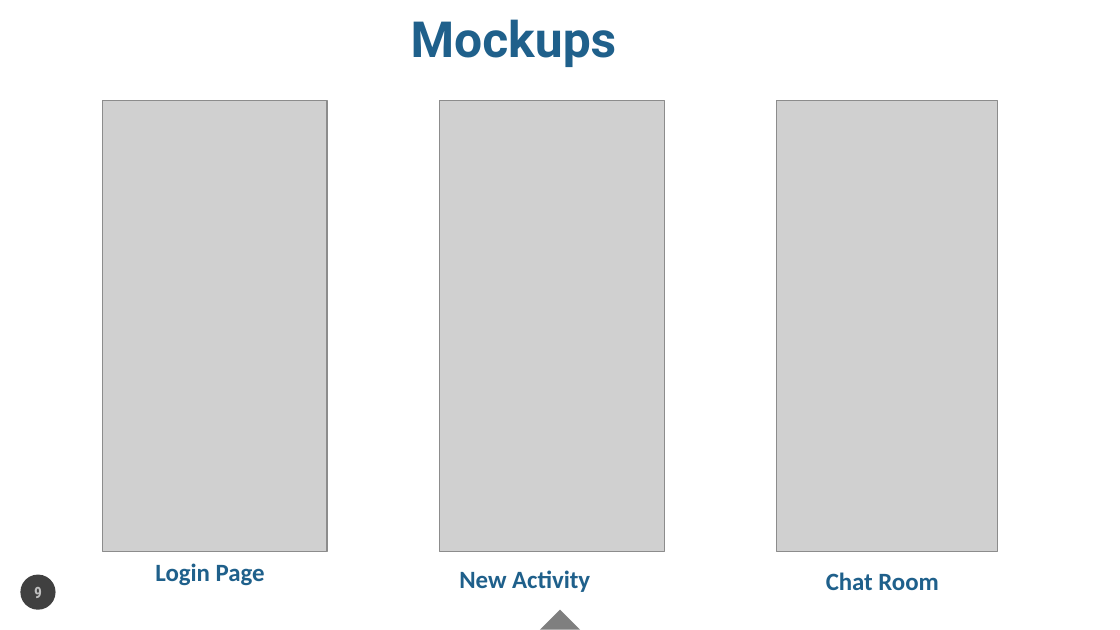
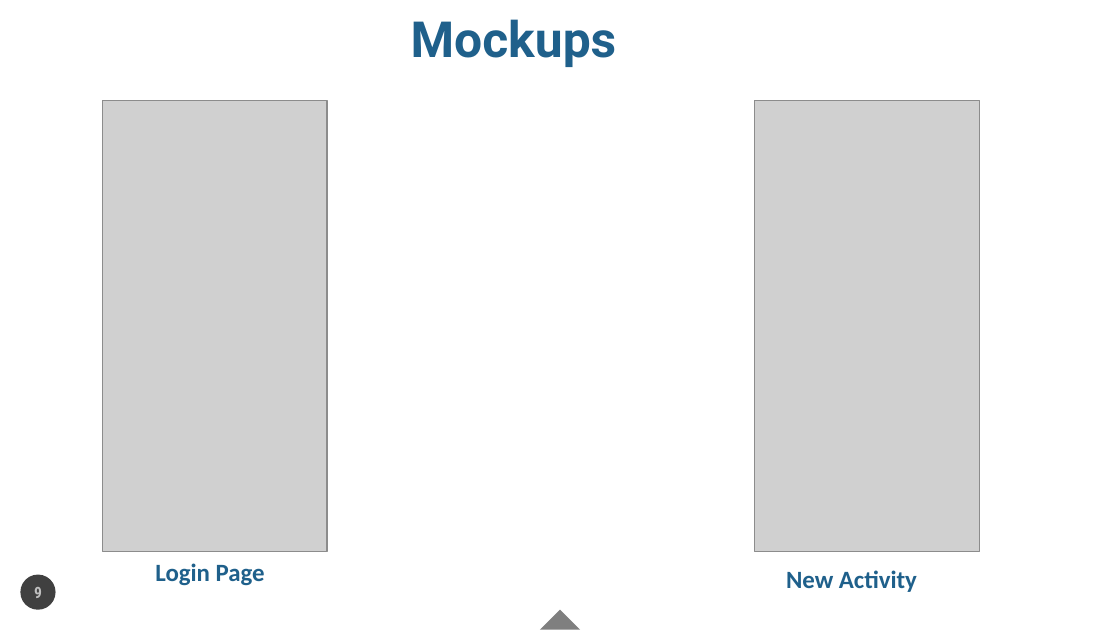
Before and after one commit to nyabuto/FunMoments, a slide deck: slide 9 of Documents/FunSports.ppt. Drawn at 1120x630 pixels with LibreOffice and Linux fonts; fonts in the diff are those of the drawing; grey boxes stand for pictures. Boxes give left, top, right and bottom in pixels: in the first picture for what was removed or moved away, otherwise in the second. Text is boxed around its words. In the diff, an @@ line names an element or a change of style, - is before the commit and + after.

```diff
--- a/Documents/FunSports.ppt
+++ b/Documents/FunSports.ppt
@@ picture removed at [439, 101, 664, 552] @@
@@ picture: place and size @@
-picture at [776, 101, 997, 552]
+picture at [755, 101, 980, 552]
@@ text "New Activity": place and size @@
-text "New Activity" at [459, 570, 590, 592]
+text "New Activity" at [786, 570, 917, 592]
@@ text removed at [826, 572, 938, 590] @@
-Chat Room
```
Also in this commit, not shown: 1 other slide changed, 1 slide added, 1 slide removed.
